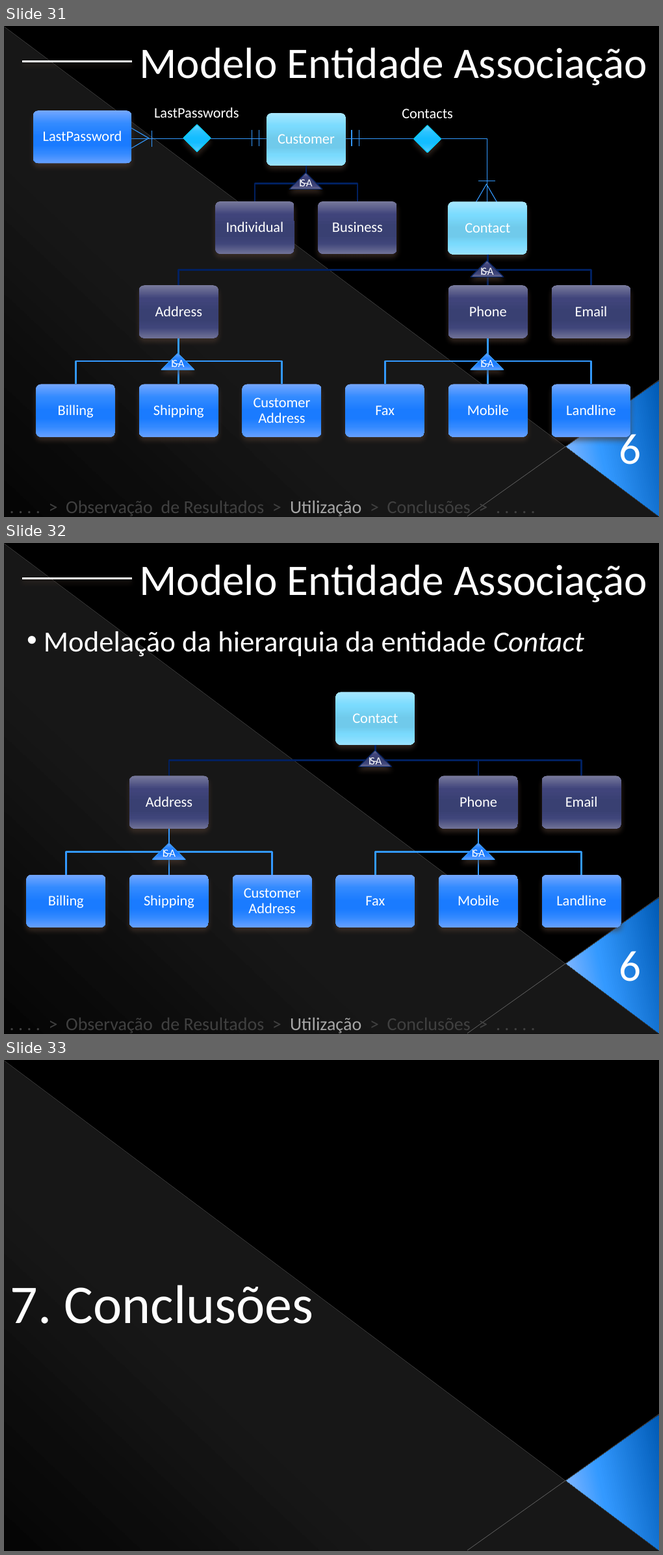
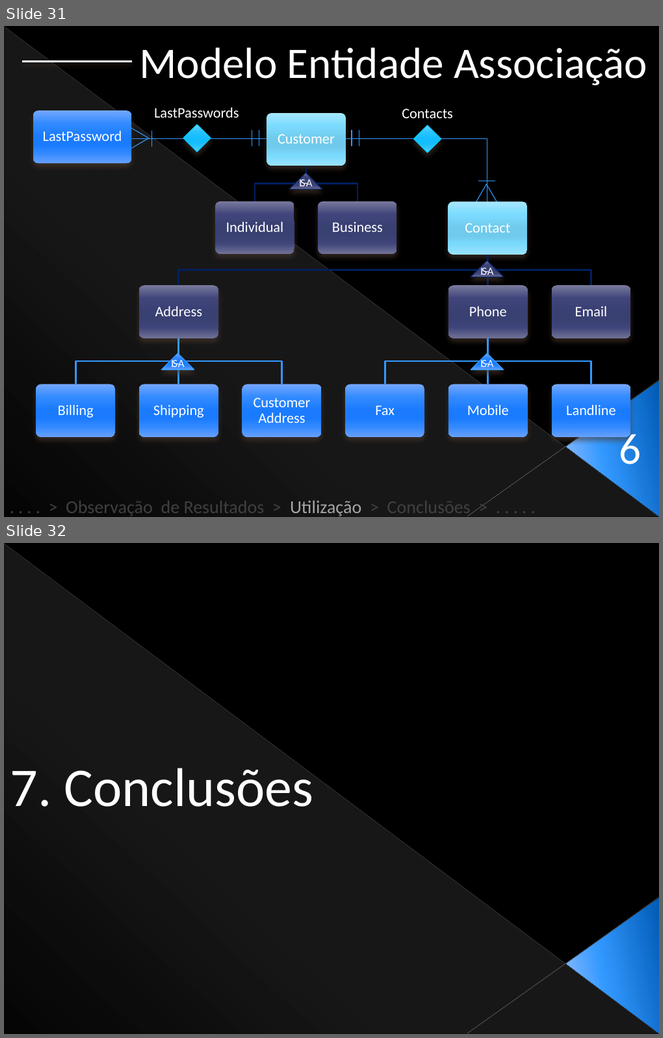
Before and after one commit to Netivski/projectoseminario, a slide deck: Apresentação Final/Presentation Sketch.pptx. Shown one above the other, each under a label of ours: slides 31, 32 and 33 before the commit, slides 31 and 32 after it. The pictures are 663x1555 and 663x1038 pixels, drawn with LibreOffice and Linux fonts; fonts in the diff are those of the drawing. Boxes give left, top, right and bottom in pixels: in the first picture for what was removed or moved away, otherwise in the second. Text is boxed around its words. In the diff, an @@ line names an element or a change of style, - is before the commit and + after.

```diff
--- a/Apresentação Final/Presentation Sketch.pptx
+++ b/Apresentação Final/Presentation Sketch.pptx
@@ slide 32 removed at (4, 543, 659, 1034), background #000000; not listed: 4 template elements that a slide beside it also shows @@
@@ line removed from (133, 578) to (22, 578) @@
@@ text removed at (140, 564, 648, 603) @@
-Modelo Entidade Associação
@@ text removed at (44, 631, 584, 657) @@
-• Modelação da hierarquia da entidade Contact
@@ triangle removed at (359, 751, 392, 767) @@
-IS-A
@@ group removed at (26, 693, 622, 928): 10 rounded rectangles, 10 texts, 9 freeform shapes @@
-Contact
-Address
-Billing
-Shipping
-Customer Address
-Phone
-Fax
-Mobile
-Landline
-Email
@@ triangle removed at (153, 843, 185, 860) @@
-IS-A
@@ triangle removed at (462, 843, 495, 860) @@
-IS-A
@@ text removed at (619, 951, 641, 982) @@
-6
@@ text removed at (66, 1017, 471, 1034) @@
-. . . . > Observação de Resultados > Utilização > Conclusões > . . . . .
@@ what was slide 33 is now slide 32 @@
```
Also in this commit, not shown: 6 slides changed.
